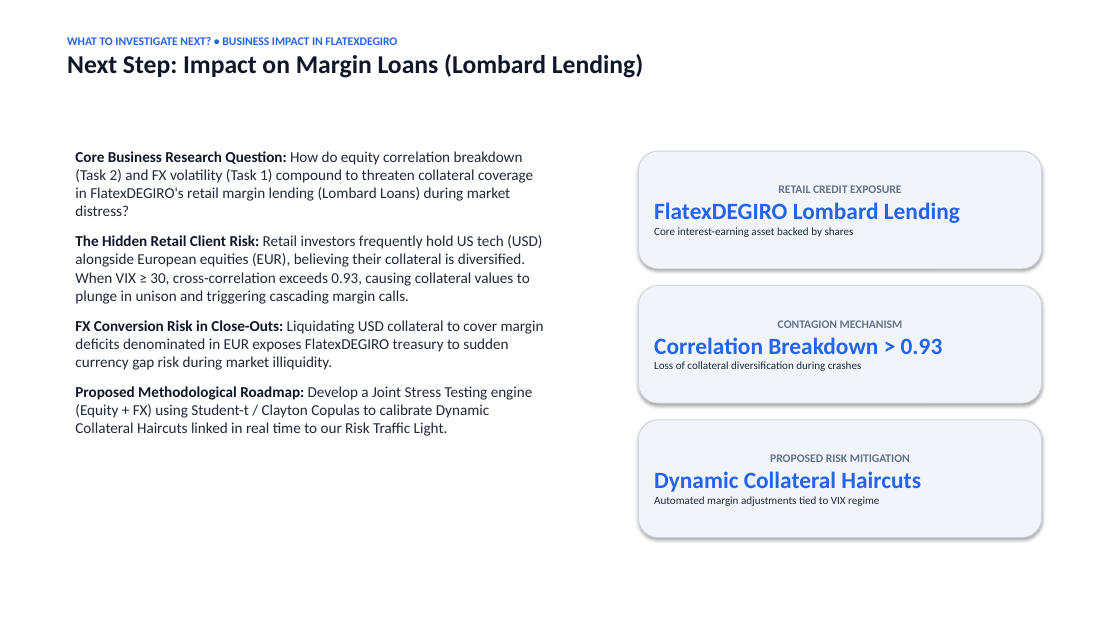
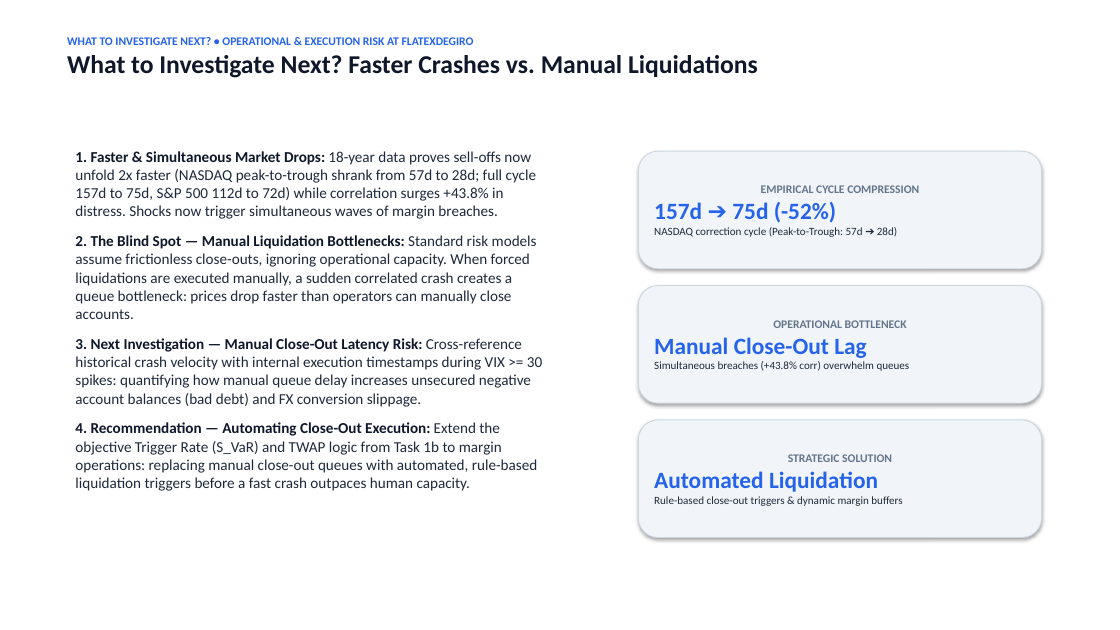
Before and after one commit to jusefek/FlatexDegiro, a slide deck: slide 7 of FlatexDEGIRO_Risk_Analytics_Presentation_EN.pptx. Drawn at 1120x630 pixels with LibreOffice and Linux fonts; fonts in the diff are those of the drawing. Boxes give left, top, right and bottom in pixels: in the first picture for what was removed or moved away, otherwise in the second. Text is boxed around its words. In the diff, an @@ line names an element or a change of style, - is before the commit and + after.

```diff
--- a/FlatexDEGIRO_Risk_Analytics_Presentation_EN.pptx
+++ b/FlatexDEGIRO_Risk_Analytics_Presentation_EN.pptx
@@ text at <box>67,37,758,78</box>: text changed @@
-WHAT TO INVESTIGATE NEXT? • BUSINESS IMPACT IN FLATEXDEGIRO
-Next Step: Impact on Margin Loans (Lombard Lending)
+WHAT TO INVESTIGATE NEXT? • OPERATIONAL & EXECUTION RISK AT FLATEXDEGIRO
+What to Investigate Next? Faster Crashes vs. Manual Liquidations
@@ text at <box>75,151,542,491</box>: text changed @@
-Core Business Research Question: How do equity correlation breakdown (Task 2) and FX volatility (Task 1) compound to threaten collateral coverage in FlatexDEGIRO's retail margin lending (Lombard Loans) during market distress?
-The Hidden Retail Client Risk: Retail investors frequently hold US tech (USD) alongside European equities (EUR), believing their collateral is diversified. When VIX ≥ 30, cross-correlation exceeds 0.93, causing collateral values to plunge in unison and triggering cascading margin calls.
-FX Conversion Risk in Close-Outs: Liquidating USD collateral to cover margin deficits denominated in EUR exposes FlatexDEGIRO treasury to sudden currency gap risk during market illiquidity.
-Proposed Methodological Roadmap: Develop a Joint Stress Testing engine (Equity + FX) using Student-t / Clayton Copulas to calibrate Dynamic Collateral Haircuts linked in real time to our Risk Traffic Light.
+1. Faster & Simultaneous Market Drops: 18-year data proves sell-offs now unfold 2x faster (NASDAQ peak-to-trough shrank from 57d to 28d; full cycle 157d to 75d, S&P 500 112d to 72d) while correlation surges +43.8% in distress. Shocks now trigger simultaneous waves of margin breaches.
+2. The Blind Spot — Manual Liquidation Bottlenecks: Standard risk models assume frictionless close-outs, ignoring operational capacity. When forced liquidations are executed manually, a sudden correlated crash creates a queue bottleneck: prices drop faster than operators can manually close accounts.
+3. Next Investigation — Manual Close-Out Latency Risk: Cross-reference historical crash velocity with internal execution timestamps during VIX >= 30 spikes: quantifying how manual queue delay increases unsecured negative account balances (bad debt) and FX conversion slippage.
+4. Recommendation — Automating Close-Out Execution: Extend the objective Trigger Rate (S_VaR) and TWAP logic from Task 1b to margin operations: replacing manual close-out queues with automated, rule-based liquidation triggers before a fast crash outpaces human capacity.
@@ text in rounded rectangle at <box>654,185,919,237</box>: text changed; bold off @@
-RETAIL CREDIT EXPOSURE
-FlatexDEGIRO Lombard Lending
-Core interest-earning asset backed by shares
+EMPIRICAL CYCLE COMPRESSION
+157d ➔ 75d (-52%)
+NASDAQ correction cycle (Peak-to-Trough: 57d ➔ 28d)
@@ text in rounded rectangle at <box>654,320,910,371</box>: text changed @@
-CONTAGION MECHANISM
-Correlation Breakdown > 0.93
-Loss of collateral diversification during crashes
+OPERATIONAL BOTTLENECK
+Manual Close-Out Lag
+Simultaneous breaches (+43.8% corr) overwhelm queues
@@ text in rounded rectangle at <box>654,454,902,506</box>: text changed; bold off @@
-PROPOSED RISK MITIGATION
-Dynamic Collateral Haircuts
-Automated margin adjustments tied to VIX regime
+STRATEGIC SOLUTION
+Automated Liquidation
+Rule-based close-out triggers & dynamic margin buffers
```
Also in this commit, not shown: 2 other files.
